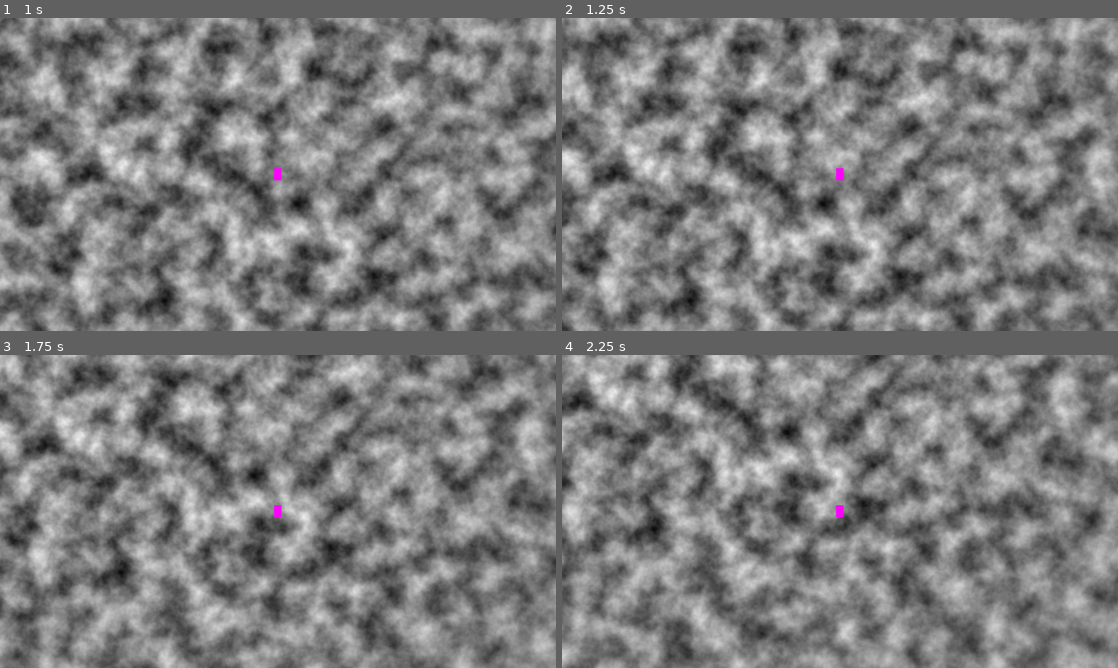
Above: before the commit, frames 1-4 (two rows, left to right).
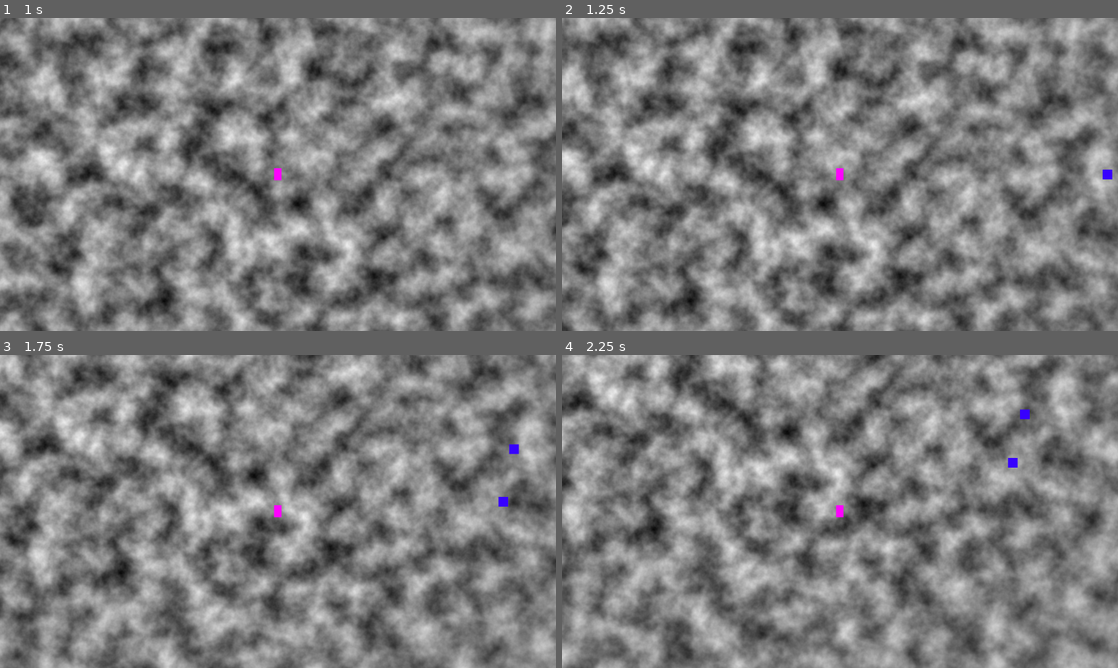
Above: after the commit, the same moments.

Repository: mabanana/survivor-dire
Game: Godot game, scene res://Scenes/main.tscn
Same seed, same stepped clock (60 frames per second), same inputs: the game is played once before the commit and once after it.
Inputs (mouse positions are in pixels of both pictures, inside the frame that each line leads up to):
- Up to frame 1 (1 s): tap Enter at 0.5 s; move the mouse to (400, 158) at 0.52 s; hold Right (ui_right) from 0.53 s (still down); tap E at 0.6 s; click (400, 158) at 0.67 s
- Up to frame 2 (1.25 s): keep holding Right (ui_right)
- Up to frame 3 (1.75 s): move the mouse to (166, 527) at 1.27 s; release Right (ui_right) at 1.28 s; hold Down (ui_down) from 1.28 s (still down); tap Tab at 1.35 s
- Up to frame 4 (2.25 s): move the mouse to (895, 442) at 2.02 s; release Down (ui_down) at 2.03 s; hold Right (ui_right) from 2.03 s (still down); tap 1 at 2.1 s

Frame 1 is identical in both runs. In frame 2, less than 0.1% of the frame differs, in the area x 97-99%, y 48-52%; in frame 3, 0.1%; in frame 4, 0.1%, in the area x 80-85%, y 17-36%.

Commit message:
Add enemy spawning

Diff:
--- a/Scenes/main.tscn
+++ b/Scenes/main.tscn
@@ -14,6 +14,8 @@
 
 [node name="Main" type="Node2D"]
 script = ExtResource("1_a3nbv")
+map_update_freq = 2.0
+enemy_spawn_freq = 0.5
 
 [node name="ParallaxBackground" type="ParallaxBackground" parent="."]
 
--- a/Scripts/countdown.gd
+++ b/Scripts/countdown.gd
@@ -6,7 +6,7 @@
 var cd_start_value: int
 
 func _init(cd_start_value: int):
-	self.cd_start_value = cd_start_value
+	self.cd_start_value = cd_start_value * 100
 
 func tick(delta: float):
 	if cd > 0:
--- a/Scripts/entity_model.gd
+++ b/Scripts/entity_model.gd
@@ -3,3 +3,23 @@
 var hp: int
 var damage: int
 var entity_type: CoreModel.EntityType
+var position: Vector2
+var speed: int
+
+const PH_POSITION = Vector2(INF, INF)
+
+func _init(entity_type) -> void:
+	self.entity_type = entity_type
+	match entity_type:
+		CoreModel.EntityType.player:
+			self.hp = 100
+			self.damage = 0
+			self.speed = 0
+			self.position = PH_POSITION
+		CoreModel.EntityType.square:
+			self.hp = 1
+			self.damage = 1
+			self.speed = 100
+			self.position = PH_POSITION
+		_:
+			prints(entity_type, "is an unknown entity type. Failed to Initialize EntityModel.")
--- a/Scripts/main.gd
+++ b/Scripts/main.gd
@@ -2,32 +2,72 @@
 extends Node2D
 
 var player_scene: PackedScene
+var square_scene: PackedScene
 var player: PlayerController
 
 var core: CoreModel
 var core_changed: Signal
 
-var timer: int
+@export var map_update_freq: float
+@export var enemy_spawn_freq: float
+var update_cd: Countdown
+var enemy_spawn_cd: Countdown
+var screen_bounds: Vector2
 
 # Called when the node enters the scene tree for the first time.
 func _ready() -> void:
+	screen_bounds = Vector2(
+		ProjectSettings.get_setting("display/window/size/viewport_width"),
+		ProjectSettings.get_setting("display/window/size/viewport_height")
+		)
 	core = CoreModel.new()
+	update_cd = Countdown.new(1/map_update_freq)
+	enemy_spawn_cd = Countdown.new(1/enemy_spawn_freq)
 	player_scene = load("res://Scenes/player.tscn")
+	square_scene = load("res://square_enemy.tscn")
 	_add_player_to_scene()
 	pass # Replace with function body.
 
-
 # Called every frame. 'delta' is the elapsed time since the previous frame.
 func _process(delta: float) -> void:
-	pass
+	var tick = update_cd.tick(delta)
+	if tick <= 0:
+		update_cd.reset_cd()
+		_update_map()
+
+	tick = enemy_spawn_cd.tick(delta)
+	if tick <= 0:
+		enemy_spawn_cd.reset_cd()
+		_spawn_enemy(CoreModel.EntityType.square)
 
 func _add_player_to_scene():
 	player = player_scene.instantiate()
-	player.rid = core.gen_id()
 	player.bind(core, core_changed)
 	_add_child_to_scene(player)
 
 func _add_child_to_scene(child):
-	core.scene.entities[child.rid] = child.entity_type
+	child.rid = core.gen_id()
+	core.scene.entities[child.rid] = EntityModel.new(child.entity_type)
 	core.scene.nodes[child.rid] = child
 	add_child(child)
+
+func _update_map():
+	core.stats.player_pos = player.position
+	for rid in core.scene.entities.keys():
+		core.scene.entities[rid].position = core.scene.nodes[rid].position
+
+
+func _spawn_enemy(entity_type):
+	var x_or_y = randi_range(0,1)
+	var spawn_pos: Vector2
+	if x_or_y:
+		spawn_pos = Vector2(randi_range(0,screen_bounds.x), screen_bounds.y * randi_range(0,1))
+	else:
+		spawn_pos = Vector2(screen_bounds.x * randi_range(0,1), randi_range(0,screen_bounds.y))
+	var node: GameCharacter = square_scene.instantiate()
+	node.position = spawn_pos + core.stats.player_pos
+	node.entity_type = entity_type
+	node.bind(core, core_changed)
+	_add_child_to_scene(node)
+	node.position = spawn_pos + core.stats.player_pos
+	prints("Enemy spawned at", node.position)
--- a/Scripts/player_controller.gd
+++ b/Scripts/player_controller.gd
@@ -1,17 +1,24 @@
 class_name PlayerController
 extends GameCharacter
 
-const SPEED = 300.0
+var attack_cd: Countdown
+
+func _ready() -> void:
+	attack_cd = Countdown.new(1/core.stats.attack_speed)
 
 func _physics_process(delta: float) -> void:
-
-	# Get the input direction and handle the movement/deceleration.
-	# As good practice, you should replace UI actions with custom gameplay actions.
 	var direction := Input.get_vector("ui_left", "ui_right", "ui_up", "ui_down")
+	var speed = core.stats.move_speed
 	if direction:
-		velocity = direction * SPEED
+		velocity = direction * speed
 	else:
-		velocity.x = move_toward(velocity.x, 0, SPEED)
-		velocity.y = move_toward(velocity.y, 0, SPEED)
+		velocity.x = move_toward(velocity.x, 0, speed)
+		velocity.y = move_toward(velocity.y, 0, speed)
 
 	move_and_slide()
+
+func _process(delta: float) -> void:
+	var tick = attack_cd.tick(delta)
+	if tick <= 0:
+		attack_cd.reset_cd()
+		print("attack!!")
--- /dev/null
+++ b/square_enemy.gd
@@ -0,0 +1,8 @@
+extends GameCharacter
+
+func _physics_process(delta: float) -> void:
+	var direction = (core.stats.player_pos - position).normalized()
+	if direction:
+		velocity = direction * core.scene.entities[rid].speed
+
+	move_and_slide()
--- /dev/null
+++ b/square_enemy.tscn
@@ -0,0 +1,20 @@
+[gd_scene load_steps=4 format=3 uid="uid://b10pd7gnbgt0a"]
+
+[ext_resource type="Script" path="res://square_enemy.gd" id="1_jxvnc"]
+
+[sub_resource type="RectangleShape2D" id="RectangleShape2D_itgy2"]
+
+[sub_resource type="PlaceholderTexture2D" id="PlaceholderTexture2D_5xkq5"]
+
+[node name="SquareEnemy" type="CharacterBody2D"]
+collision_layer = 2
+collision_mask = 2
+script = ExtResource("1_jxvnc")
+
+[node name="CollisionShape2D" type="CollisionShape2D" parent="."]
+shape = SubResource("RectangleShape2D_itgy2")
+
+[node name="Sprite2D" type="Sprite2D" parent="."]
+modulate = Color(0.215686, 1, 1, 1)
+scale = Vector2(20, 20)
+texture = SubResource("PlaceholderTexture2D_5xkq5")
